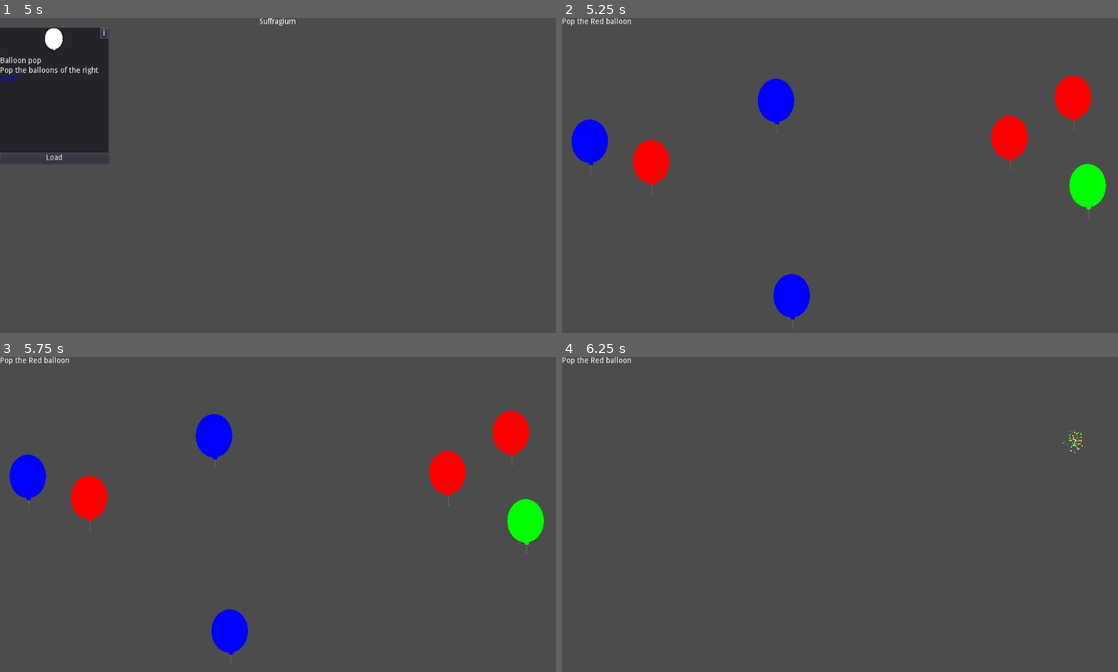
Above: before the commit, frames 1-4 (two rows, left to right).
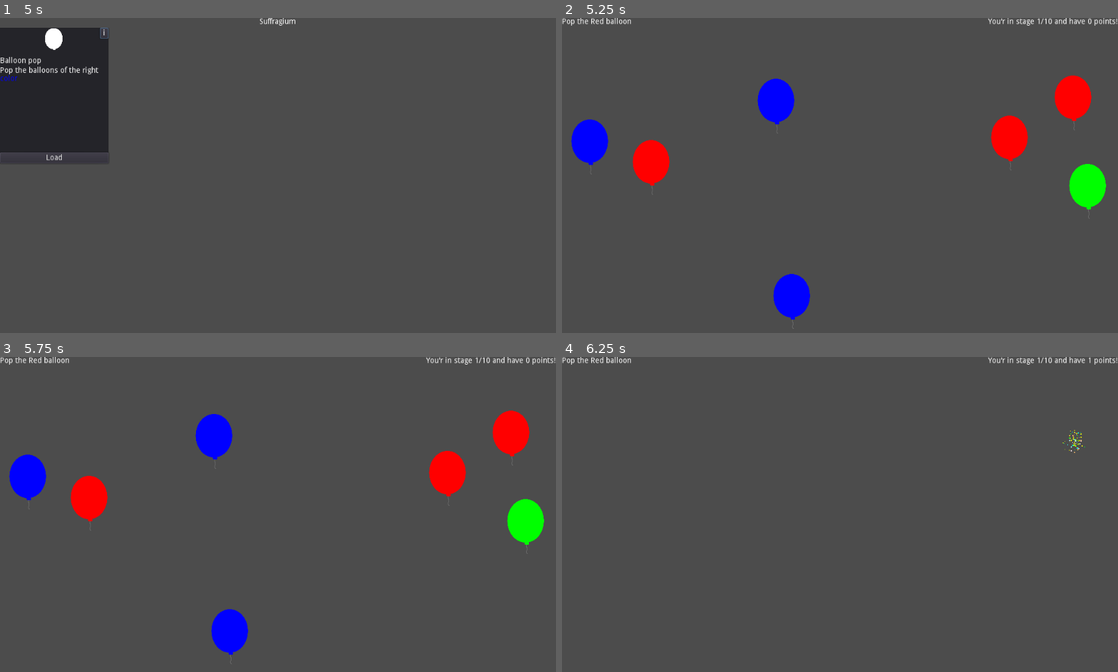
Above: after the commit, the same moments.

Repository: letsgamedev/Suffragium
Game: Godot game, scene res://menu/emptySzene.tscn
Same seed, same stepped clock (60 frames per second), same inputs: the game is played once before the commit and once after it. The engine's default icon, where the game draws it, is replaced by a stand-in: a white triangle on a blue panel in a dark square.
Inputs (mouse positions are in pixels of both pictures, inside the frame that each line leads up to):
- Up to frame 1 (5 s): click "i" at 0.5 s; click "OK" at 1.25 s; click "i" at 2 s; click "OK" at 2.75 s; click "i" at 3.5 s; click "OK" at 4.25 s
- Up to frame 2 (5.25 s): click "Load" at 5 s
- Up to frame 3 (5.75 s): no input
- Up to frame 4 (6.25 s): click (1073, 438) at 5.75 s

Frame 1 is identical in both runs. In frame 2, 0.2% of the frame differs, in the area x 76-100%, y 0-3%; in frame 3, 0.2%; in frame 4, 0.2%.

Commit message:
balloon pop kleiner refactor und benutzt jetzt auch end_game() nach 10 Runden

Diff:
--- a/game/games/testgame/balloonPop.gd
+++ b/game/games/testgame/balloonPop.gd
@@ -1,5 +1,9 @@
 # warning-ignore-all:return_value_discarded
 extends MarginContainer
+
+const END_MESSAGE := "You got %s points!"
+const STATUS_MESSAGE := "You'r in stage %s/10 and have %s points!"
+
 
 var balloon_scene := preload("res://games/testgame/balloon.tscn")
 
@@ -12,9 +16,13 @@
 	"Orange": Color.orange,
 }
 
+var points := 0
+var stage := 0
 
 onready var _timer := $Timer
-onready var _label := $VBoxContainer/Label
+onready var _respawn_timer := $respawnTimer
+onready var _color_label := $VBoxContainer/HBoxContainer/ColorLabel
+onready var _status_label := $VBoxContainer/HBoxContainer/StatusLabel
 onready var _area := $VBoxContainer/balloonArea
 onready var _rng := RandomNumberGenerator.new()
 onready var _particles := $VBoxContainer/Particles2D
@@ -28,27 +36,36 @@
 
 func start():
 	var i = _rng.randi_range(0, colors.size()-1)
-	_label.text = "Pop the %s balloon" % colors.keys()[i]
+	_color_label.text = "Pop the %s balloon" % colors.keys()[i]
 	search_color = colors.values()[i]
 	call_deferred("_spawn")
 
+
+# Animates all balloons
 func _process(_delta):
 	var offset := sin(_timer.time_left * 2 * PI)
 	for balloon in _area.get_children():
 		balloon.rect_position.y += offset
 
 
+# spawns all balloons per round
 func _spawn():
 	var possible := colors.values()
 	possible.erase(search_color)
 
+	#spawn 1-3 balloons with the search color
 	for _i in range(_rng.randi_range(1, 3)):
 		_spawn_color(search_color)
 
+	#spawn 3-7 balloons of any color exept the search color
 	for _i in range(_rng.randi_range(3, 7)):
 		_spawn_color(possible[_rng.randi_range(0, possible.size()-1)])
 
+	stage += 1
+	_update_status()
 
+
+# spawns one balloon of the given color
 func _spawn_color(color:Color):
 	var b : TextureButton = balloon_scene.instance()
 	_area.add_child(b)
@@ -64,14 +81,19 @@
 	b.self_modulate = color
 
 
-
 func _on_destroy(color:Color, button=null):
 	if color.is_equal_approx(search_color):
+		points += 1
 		_delete_all()
 		if button is TextureButton:
 			_particles.global_position = button.rect_global_position+button.rect_size/2*button.rect_scale
 			_particles.restart()
-		$respawnTimer.start()
+		_respawn_timer.start()
+	else:
+		points -= 1
+		if points < 0:
+			points = 0
+	_update_status()
 
 
 func _delete_all():
@@ -79,6 +101,13 @@
 		b.queue_free()
 
 
+# timer leaves a little time between stage end and the next stage start or game end
+func _on_respawnTimer_timeout():
+	if stage >= 10:
+		GameManager.end_game(END_MESSAGE % points)
+		return
+	_spawn()
 
-func _on_respawnTimer_timeout():
-	_spawn()
+
+func _update_status():
+	_status_label.text = STATUS_MESSAGE % [stage, points]
--- a/game/games/testgame/balloonPop.tscn
+++ b/game/games/testgame/balloonPop.tscn
@@ -34,9 +34,19 @@
 margin_right = 1024.0
 margin_bottom = 600.0
 
-[node name="Label" type="Label" parent="VBoxContainer"]
+[node name="HBoxContainer" type="HBoxContainer" parent="VBoxContainer"]
 margin_right = 1024.0
 margin_bottom = 14.0
+
+[node name="ColorLabel" type="Label" parent="VBoxContainer/HBoxContainer"]
+margin_bottom = 14.0
+
+[node name="StatusLabel" type="Label" parent="VBoxContainer/HBoxContainer"]
+margin_left = 4.0
+margin_right = 1024.0
+margin_bottom = 14.0
+size_flags_horizontal = 3
+align = 2
 
 [node name="balloonArea" type="Control" parent="VBoxContainer"]
 margin_top = 18.0
